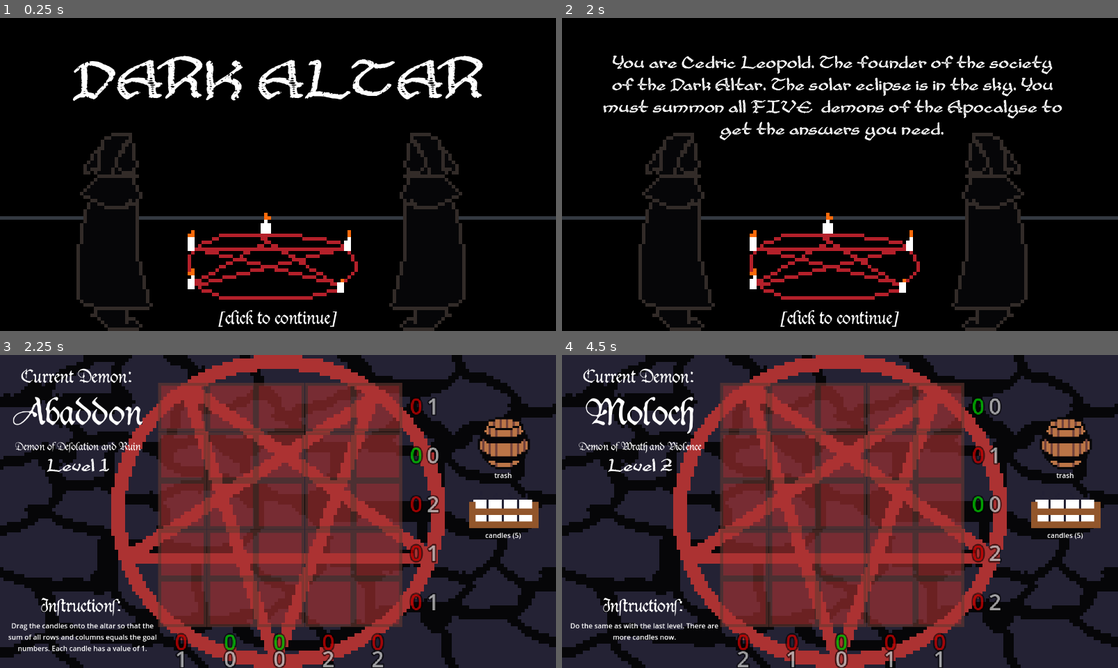
Above: before the commit, frames 1-4 (two rows, left to right).
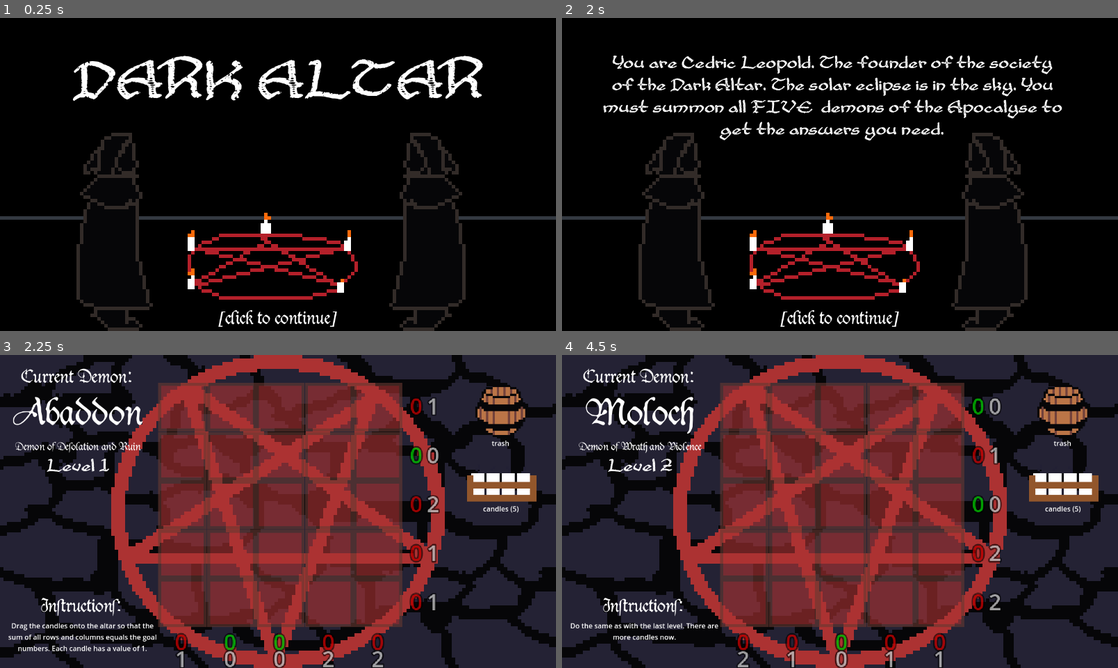
Above: after the commit, the same moments.

Repository: adrientremblay/ld55
Game: Godot game, scene res://scenes/title_screen.tscn
Two runs of this game, one before a commit and one after it. Both use one fixed random seed, a clock stepped at 60 frames per second and the inputs below.
Inputs (mouse positions are in pixels of both pictures, inside the frame that each line leads up to):
- Up to frame 1 (0.25 s): no input
- Up to frame 2 (2 s): tap Enter at 0.5, 1.25 s; move the mouse to (962, 158) at 0.52 s; press the mouse at (962, 158) at 0.53 s; move the mouse to (728, 190) at 1.27 s; release the mouse at (728, 190) at 1.28 s; click (728, 190) at 1.35 s
- Up to frame 3 (2.25 s): tap Enter at 2 s; move the mouse to (333, 442) at 2.02 s; press the mouse at (333, 442) at 2.03 s
- Up to frame 4 (4.5 s): tap Space (skip_level) at 2.75 s; move the mouse to (1067, 511) at 2.77 s; release the mouse at (1067, 511) at 2.78 s; click (1067, 511) at 2.85 s; tap Enter at 3.5, 4.25 s; move the mouse to (1006, 558) at 3.52 s; press the mouse at (1006, 558) at 3.53 s; move the mouse to (673, 464) at 4.27 s; release the mouse at (673, 464) at 4.28 s; click (673, 464) at 4.35 s

Frames 1-2 are identical in both runs. In frame 3, 3.9% of the frame differs, in the area x 84-97%, y 9-59%; in frame 4, 3.9%.

Commit message:
Wrote a lot of the blood code

Diff:
--- a/scenes/main.tscn
+++ b/scenes/main.tscn
@@ -30,7 +30,7 @@
 z_index = 4
 
 [node name="Trash" parent="." instance=ExtResource("7_ipkkk")]
-position = Vector2(1160, 198)
+position = Vector2(1154, 124)
 
 [node name="AudioStreamPlayer" type="AudioStreamPlayer" parent="."]
 stream = ExtResource("8_eugvf")
@@ -38,14 +38,20 @@
 autoplay = true
 
 [node name="CandleSpawner" parent="." instance=ExtResource("3_r0mkk")]
-position = Vector2(1160, 318)
+position = Vector2(1155, 257)
 
 [node name="SkullSpawner" parent="." instance=ExtResource("3_r0mkk")]
-position = Vector2(1160, 465)
+position = Vector2(1157, 427)
 type = 1
+
+[node name="BloodSpawner" parent="." instance=ExtResource("3_r0mkk")]
+position = Vector2(1154, 590)
+type = 2
 
 [connection signal="next_level" from="DemonScene" to="." method="_on_demon_scene_next_level"]
 [connection signal="altar_check" from="CandleSpawner" to="." method="_on_object_spawner_altar_check"]
 [connection signal="spawn_object" from="CandleSpawner" to="." method="_on_object_spawner_spawn_object"]
 [connection signal="altar_check" from="SkullSpawner" to="." method="_on_object_spawner_altar_check"]
 [connection signal="spawn_object" from="SkullSpawner" to="." method="_on_object_spawner_spawn_object"]
+[connection signal="altar_check" from="BloodSpawner" to="." method="_on_object_spawner_altar_check"]
+[connection signal="spawn_object" from="BloodSpawner" to="." method="_on_object_spawner_spawn_object"]
--- a/scenes/offering.tscn
+++ b/scenes/offering.tscn
@@ -1,10 +1,15 @@
-[gd_scene load_steps=11 format=3 uid="uid://cpgdv8fm2wncs"]
+[gd_scene load_steps=13 format=3 uid="uid://cpgdv8fm2wncs"]
 
 [ext_resource type="Script" path="res://scripts/offering.gd" id="1_qdj06"]
 [ext_resource type="Texture2D" uid="uid://c0pu4r2q8futm" path="res://assets/images/candle-Sheet.png" id="2_2vbi8"]
+[ext_resource type="Texture2D" uid="uid://civr7i304tj4h" path="res://assets/images/blood.png" id="2_s8t7k"]
 [ext_resource type="Texture2D" uid="uid://5ch1f26qdv8h" path="res://assets/images/skull.png" id="3_2m5sj"]
 
 [sub_resource type="RectangleShape2D" id="RectangleShape2D_q7qd4"]
+
+[sub_resource type="AtlasTexture" id="AtlasTexture_bwijm"]
+atlas = ExtResource("2_s8t7k")
+region = Rect2(0, 0, 16, 16)
 
 [sub_resource type="AtlasTexture" id="AtlasTexture_5fu34"]
 atlas = ExtResource("2_2vbi8")
@@ -24,6 +29,14 @@
 
 [sub_resource type="SpriteFrames" id="SpriteFrames_6o3jd"]
 animations = [{
+"frames": [{
+"duration": 1.0,
+"texture": SubResource("AtlasTexture_bwijm")
+}],
+"loop": true,
+"name": &"blood",
+"speed": 5.0
+}, {
 "frames": [{
 "duration": 1.0,
 "texture": SubResource("AtlasTexture_5fu34")
@@ -64,7 +77,7 @@
 [node name="AnimatedSprite2D" type="AnimatedSprite2D" parent="."]
 scale = Vector2(5, 5)
 sprite_frames = SubResource("SpriteFrames_6o3jd")
-animation = &"skull"
+animation = &"blood"
 
 [node name="ValueLabel" type="Label" parent="."]
 anchors_preset = 8
--- a/scripts/altar.gd
+++ b/scripts/altar.gd
@@ -56,6 +56,8 @@
 					platform_value = 1
 				Offering.OfferingType.SKULL:
 					platform_value = 2
+				Offering.OfferingType.BLOOD:
+					platform_value = 0 # TODO
 
 			col_count += platform_value
 
@@ -77,6 +79,8 @@
 					platform_value = 1
 				Offering.OfferingType.SKULL:
 					platform_value = 2
+				Offering.OfferingType.BLOOD:
+					platform_value = 0 # TODO
 
 			row_count += platform_value
 
--- a/scripts/demon.gd
+++ b/scripts/demon.gd
@@ -37,25 +37,34 @@
 
 	var candle_density = 0.5
 	var skull_density = 0.5
+	var blood_density = 0.5
 	match level:
 		1:
 			candle_density = 0.2
 			skull_density = 0.0
+			blood_density = 0.0
 		2:
 			candle_density = 0.4
 			skull_density = 0.0
+			blood_density = 0.0
 		3:
 			candle_density = 0.2
 			skull_density = 0.05
+			blood_density = 0.0
 		4:
 			candle_density = 0.2
 			skull_density = 0.1
+			blood_density = 0.05
 		5:
 			candle_density = 0.05
 			skull_density = 0.2
+			blood_density = 0.1
 
 	var total_candles = 0
 	var total_skulls = 0
+	var total_bloods = 0
+
+	var placed_something = [[false, false, false, false, false],[false, false, false, false, false],[false, false, false, false, false],[false, false, false, false, false],[false, false, false, false, false]]
 
 	for i in range(5):
 		for j in range(5):
@@ -64,11 +73,32 @@
 			if rng.randf() < skull_density:
 				placed_offering_value = 2
 				total_skulls += 1
+				placed_something[i][j] = true
 			elif rng.randf() < candle_density:
 				placed_offering_value = 1
 				total_candles += 1
+				placed_something[i][j] = true
 
 			rows[i] += placed_offering_value
 			cols[j] += placed_offering_value
 
-	return [rows, cols, [total_candles, total_skulls]]
+	for i in range(5):
+		for j in range(5):
+			if not placed_something[i][j] and rng.randf() < blood_density:
+				var value_added = 0
+				if i > 0 and placed_something[i-1][j]:
+					rows[i-1] += 1
+					cols[j] += 1
+				if i < 4 and placed_something[i+1][j]:
+					rows[i+1] += 1
+					cols[j] += 1
+				if j > 0 and placed_something[i][j-1]:
+					rows[i] += 1
+					cols[j-1] += 1
+				if j < 4 and placed_something[i][j+1]:
+					rows[i] += 1
+					cols[j+1] += 1
+				placed_something[i][j] = true
+				total_bloods += 1
+
+	return [rows, cols, [total_candles, total_skulls, total_bloods]]
--- a/scripts/main.gd
+++ b/scripts/main.gd
@@ -41,11 +41,19 @@
 	else:
 		$SkullSpawner.visible = true
 
+	if level_number < 4:
+		$BloodSpawner.visible = false
+	else:
+		$BloodSpawner.visible = true
+
 	$CandleSpawner.total_offerings = demon.required_offerings[0]
 	$CandleSpawner.setLabel()
 
 	$SkullSpawner.total_offerings = demon.required_offerings[1]
 	$SkullSpawner.setLabel()
+
+	$BloodSpawner.total_offerings = demon.required_offerings[2]
+	$BloodSpawner.setLabel()
 
 func _on_object_spawner_altar_check() -> void:
 	if $Altar.check_puzzle_completion():
--- a/scripts/offering.gd
+++ b/scripts/offering.gd
@@ -12,7 +12,8 @@
 
 enum OfferingType {
 	CANDLE,
-	SKULL
+	SKULL,
+	BLOOD
 }
 
 signal check_if_puzzle_complete
@@ -28,6 +29,9 @@
 		OfferingType.SKULL:
 			$AnimatedSprite2D.play("skull")
 			set_value(2)
+		OfferingType.BLOOD:
+			$AnimatedSprite2D.play("blood")
+			set_value(0)
 
 func _ready() -> void:
 	$AnimatedSprite2D.play()
--- a/scripts/offering_spawner.gd
+++ b/scripts/offering_spawner.gd
@@ -7,6 +7,7 @@
 @export var type: Offering.OfferingType = Offering.OfferingType.CANDLE
 var candles_texture: Texture2D = load("res://assets/images/candle_crate.png")
 var skulls_texture:Texture2D = load("res://assets/images/pile_of_bones.png")
+var blood_cauldron_texture:Texture2D = load("res://assets/images/blood_cauldron.png")
 var total_offerings = 0
 var offering_name
 
@@ -21,6 +22,9 @@
 		Offering.OfferingType.SKULL:
 			$Sprite2D.texture = skulls_texture
 			offering_name = "skulls"
+		Offering.OfferingType.BLOOD:
+			$Sprite2D.texture = blood_cauldron_texture
+			offering_name = "blood"
 
 # Called every frame. 'delta' is the elapsed time since the previous frame.
 func _process(delta: float) -> void:
Not shown, added: assets/images/blood_cauldron.png.import
Binary file added: scenes/blood.png
Not shown, added: scenes/blood.png.import
